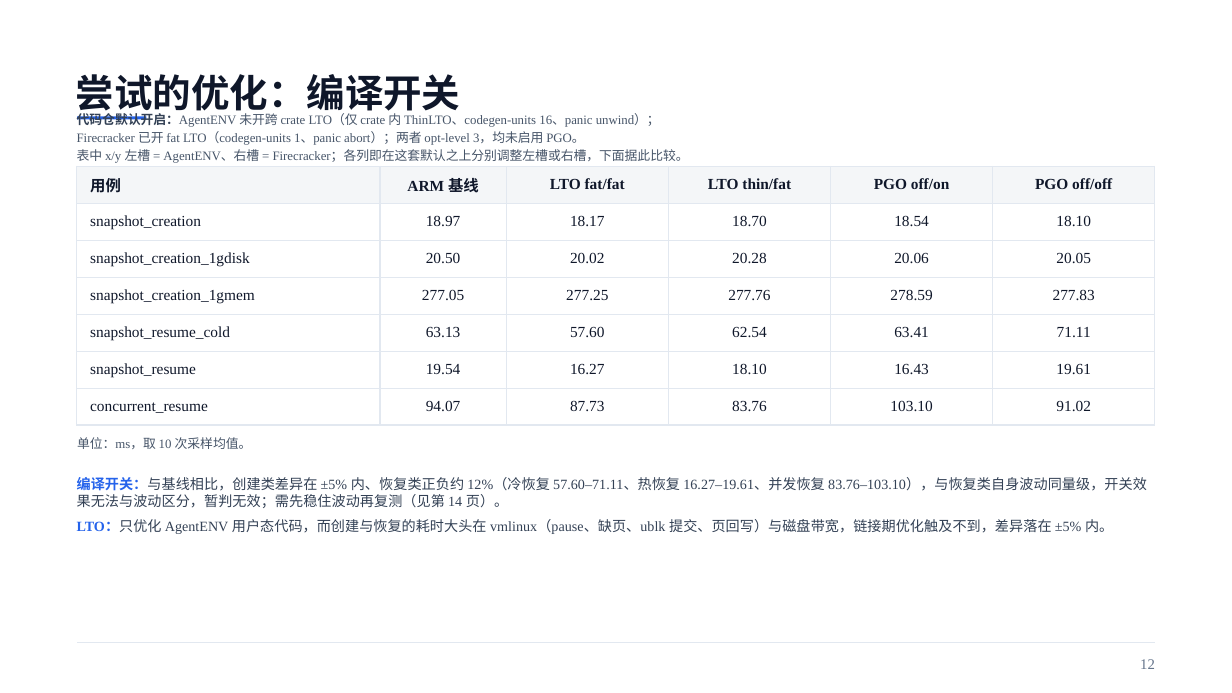
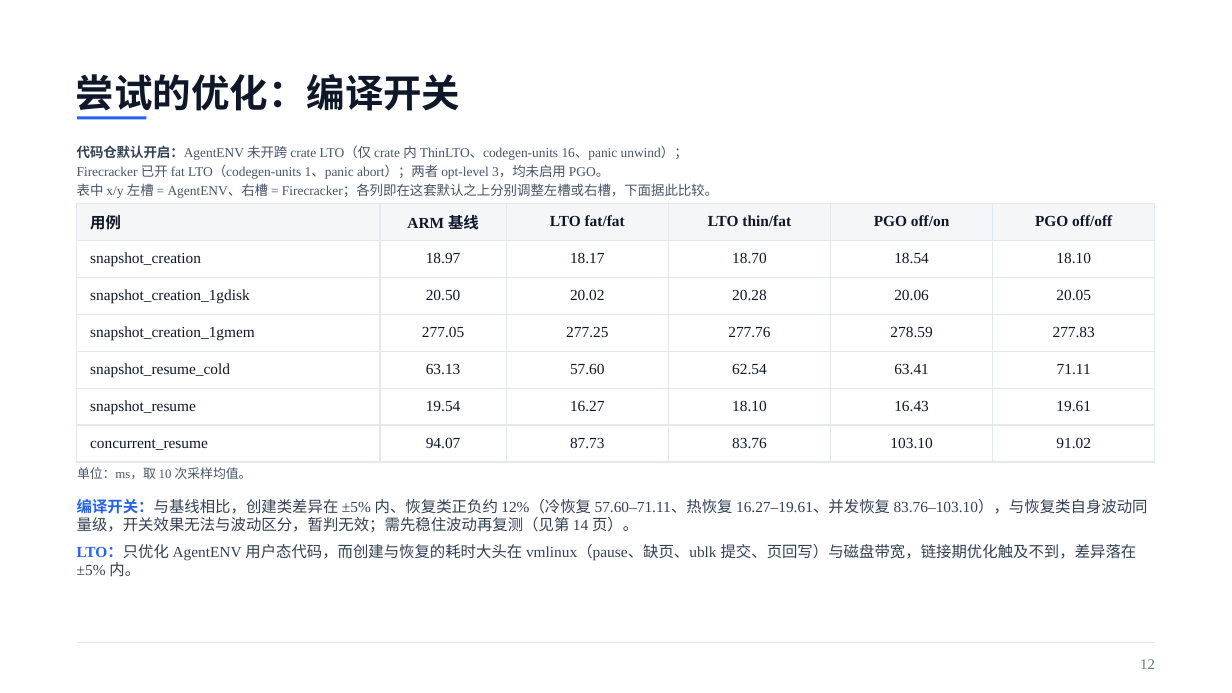
Before and after one commit to liushiqin-647/aenv, a slide deck: slide 12 of agentenv_20261102_polished.pptx. Drawn at 1232x693 pixels with LibreOffice and Linux fonts; fonts in the diff are those of the drawing. Boxes give left, top, right and bottom in pixels: in the first picture for what was removed or moved away, otherwise in the second. Text is boxed around its words. In the diff, an @@ line names an element or a change of style, - is before the commit and + after.

Commit message:
style: 封面排版修正——标题组下移至视觉中心，页脚来源框加宽防溢出

```diff
--- a/agentenv_20261102_polished.pptx
+++ b/agentenv_20261102_polished.pptx
@@ text "代码仓默认开启：AgentENV 未开跨 crate LTO（仅 crate ...": place and size @@
-text "代码仓默认开启：AgentENV 未开跨 crate LTO（仅 crate ..." at box(77, 113, 689, 163)
+text "代码仓默认开启：AgentENV 未开跨 crate LTO（仅 crate ..." at box(77, 145, 718, 198)
@@ text "代码仓默认开启：AgentENV 未开跨 crate LTO（仅 crate ..." at box(77, 145, 718, 198): size 10 to 10.5 pt @@
@@ table: place and size @@
-table at box(77, 166, 1157, 425)
+table at box(77, 203, 1157, 462)
@@ text "单位：ms，取 10 次采样均值。": place and size @@
-text "单位：ms，取 10 次采样均值。" at box(77, 437, 252, 449)
+text "单位：ms，取 10 次采样均值。" at box(77, 467, 252, 479)
@@ text "编译开关：与基线相比，创建类差异在 ±5% 内、恢复类正负约 12%（冷恢复 57.60–71.11、热恢复 ...": place and size @@
-text "编译开关：与基线相比，创建类差异在 ±5% 内、恢复类正负约 12%（冷恢复 57.60–71.11、热恢复 ..." at box(77, 477, 1147, 534)
+text "编译开关：与基线相比，创建类差异在 ±5% 内、恢复类正负约 12%（冷恢复 57.60–71.11、热恢复 ..." at box(77, 499, 1148, 577)
@@ text "编译开关：与基线相比，创建类差异在 ±5% 内、恢复类正负约 12%（冷恢复 57.60–71.11、热恢复 ..." at box(77, 499, 1148, 577): size 11 to 12 pt @@
```
Also in this commit, not shown: 13 other slides changed.
